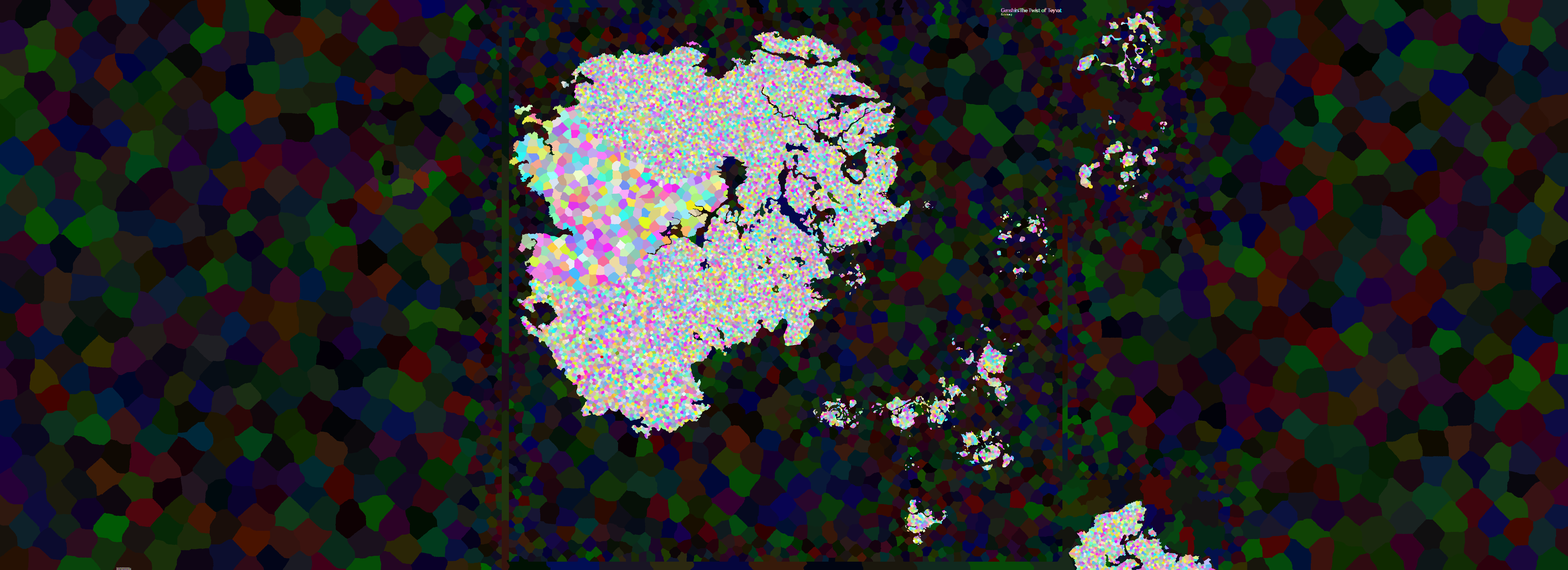
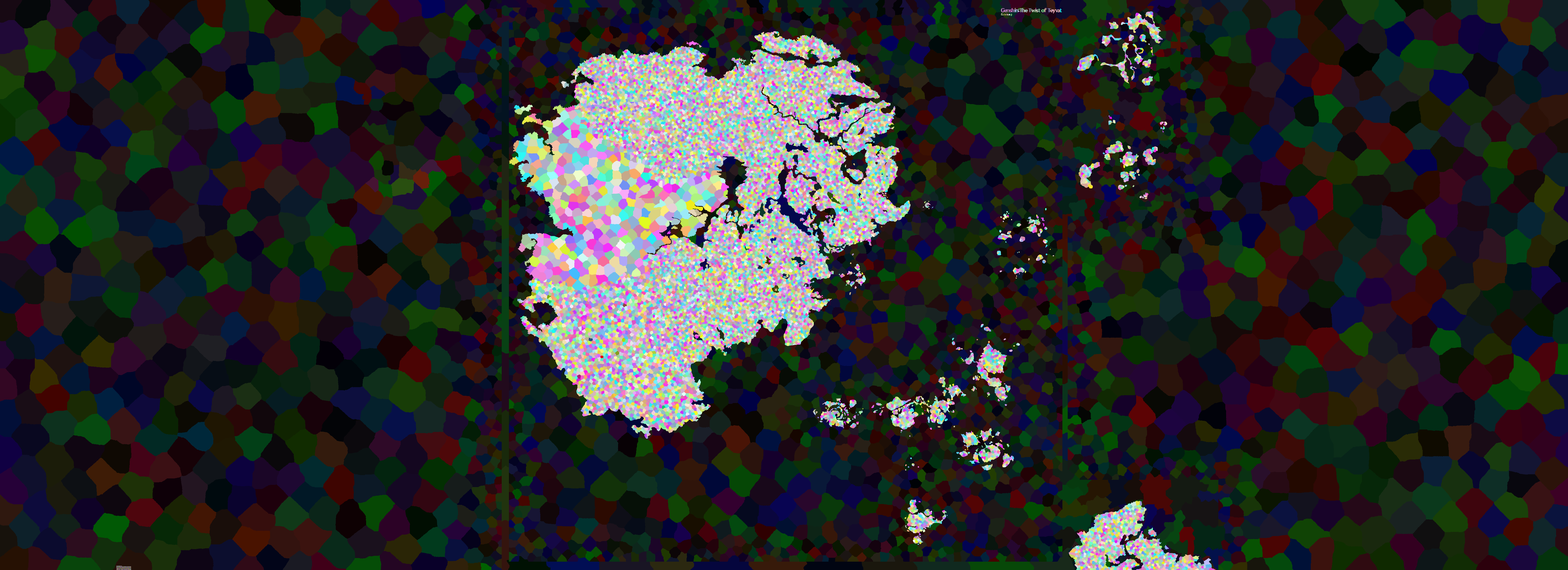
Before/after of a 1568 x 570 layered artwork. What changed in the layer stack:
painted on "provinces.bmp" over bbox(116, 205, 835, 568)
